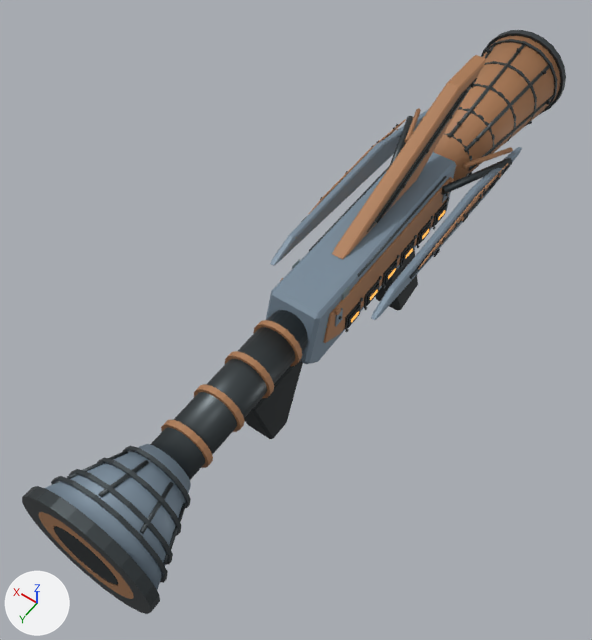
What one commit did to the Blender file design/weapon-models-20261111/source/kick.blend.
One viewpoint serves both versions: a 50 mm camera at (-0.32, 0.644, 0.757) aimed at (0.033, 0.151, -0.018). The axes (+X, +Y, +Z) are drawn at lower left. The lights are the same throughout. The older version comes first.

Script lines for the objects in view, before the commit:
```python
me_main_engine_housing = bpy.data.meshes.new('Main engine housing')
me_main_engine_housing.from_pydata(...)  # 4042 vertices, 3251 faces; spans x -0.078..0.078, y -0.364..0.52, z -0.144..0.17
# faces by material slot: [128, 683, 1546, 674, 168, 52]
me_main_engine_housing.materials.append(mat_paint_slate_blue)  # greyish blue #7c8e9e
me_main_engine_housing.materials.append(mat_recess_black)  # black #181f22
me_main_engine_housing.materials.append(mat_metal_steel)  # dark grey #484f52
me_main_engine_housing.materials.append(mat_paint_russet)  # brown #ad7c55
me_main_engine_housing.materials.append(mat_glow_heat)  # brown #aa6c27, glowing orange #ffb350
me_main_engine_housing.materials.append(mat_rarity_identification)  # grey #7c8b8e
ob_weapon_kick_v1 = bpy.data.objects.new('Weapon_kick_v1', me_main_engine_housing)
ob_weapon_kick_v1.location = (0.0, 0.0, 0.0)
```
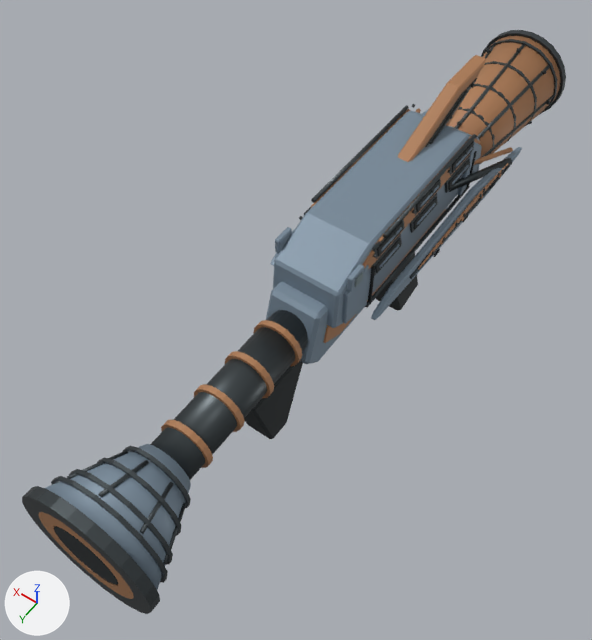
What differs and where, as boxes [x1, y1, x2, y2] in the pictures (592 x 640 px):
part 1 of me_main_engine_housing, added
    after: [383, 134, 477, 238]
part 2 of me_main_engine_housing, added
    after: [365, 186, 470, 308]
part 3 of me_main_engine_housing, added
    after: [467, 151, 477, 188]
part 4 of me_main_engine_housing, added
    after: [368, 266, 375, 302]
part 5 of me_main_engine_housing, added
    after: [452, 165, 469, 185]
part 6 of me_main_engine_housing, added
    after: [455, 147, 473, 167]
part 7 of me_main_engine_housing, added
    after: [417, 203, 436, 225]
part 8 of me_main_engine_housing, added
    after: [420, 186, 439, 207]
part 9 of me_main_engine_housing, added
    after: [379, 244, 400, 268]
part 10 of me_main_engine_housing, added
    after: [381, 227, 402, 251]
part 11 of me_main_engine_housing, added
    after: [347, 264, 364, 292]
part 12 of me_main_engine_housing, added
    after: [311, 105, 409, 203]
part 13 of me_main_engine_housing, deleted
    before: [292, 197, 450, 330]
part 14 of me_main_engine_housing, added
    after: [273, 109, 482, 328]

The change in detail:
me_main_engine_housing is used by ob_weapon_kick_v1; location (0.0, 0.0, 0.0).
me_main_engine_housing had 4042 vertices, 3251 faces and spanned x -0.078..0.078, y -0.364..0.52, z -0.144..0.17.
me_main_engine_housing now has 4664 vertices, 3978 faces and spans x -0.078..0.078, y -0.364..0.52, z -0.144..0.17.
me_main_engine_housing part 1: a new loose piece, an 8-sided cylinder along y spanning x -0.0485..-0.0435, y -0.1..0.1, z 0.1275..0.1325, in mat_metal_steel (dark grey #484f52).
me_main_engine_housing part 2: a new loose piece, an 8-sided cylinder along y spanning x -0.0485..-0.0435, y -0.115..0.125, z 0.0365..0.0415, in mat_metal_steel (dark grey #484f52).
me_main_engine_housing part 3: a new loose piece, a 6-sided cylinder along z spanning x -0.0487..-0.0453, y -0.112..-0.108, z 0.043..0.1, in mat_recess_black (black #181f22).
me_main_engine_housing part 4: a new loose piece, a 6-sided cylinder along z spanning x -0.0487..-0.0453, y 0.118..0.122, z 0.043..0.1, in mat_recess_black (black #181f22).
me_main_engine_housing part 5: a new loose piece, a 6-sided cylinder along y spanning x -0.0484..-0.0456, y -0.096..-0.056, z 0.0864..0.0896, in mat_paint_slate_blue (greyish blue #7c8e9e).
me_main_engine_housing part 6: a new loose piece, a 6-sided cylinder along y spanning x -0.0484..-0.0456, y -0.096..-0.056, z 0.1134..0.1166, in mat_paint_slate_blue (greyish blue #7c8e9e).
me_main_engine_housing part 7: a new loose piece, a 6-sided cylinder along y spanning x -0.0484..-0.0456, y -0.015..0.025, z 0.0864..0.0896, in mat_paint_slate_blue (greyish blue #7c8e9e).
me_main_engine_housing part 8: a new loose piece, a 6-sided cylinder along y spanning x -0.0484..-0.0456, y -0.015..0.025, z 0.1134..0.1166, in mat_paint_slate_blue (greyish blue #7c8e9e).
me_main_engine_housing part 9: a new loose piece, a 6-sided cylinder along y spanning x -0.0484..-0.0456, y 0.066..0.106, z 0.0864..0.0896, in mat_paint_slate_blue (greyish blue #7c8e9e).
me_main_engine_housing part 10: a new loose piece, a 6-sided cylinder along y spanning x -0.0484..-0.0456, y 0.066..0.106, z 0.1134..0.1166, in mat_paint_slate_blue (greyish blue #7c8e9e).
me_main_engine_housing part 11: the loose piece of 24 vertices spanning x -0.076..-0.074, y 0.014..0.026, z 0.05..0.054 is copied, and the copy is scaled about its middle by (3.33, 2, 5.53), then moved by (0.029, 0.135, 0.063), in mat_paint_slate_blue (greyish blue #7c8e9e); it spans x -0.049..-0.043, y 0.143..0.167, z 0.105..0.125.
me_main_engine_housing part 12: a new loose piece, an 8-sided cylinder along y spanning x 0.0435..0.0485, y -0.1..0.1, z 0.1275..0.1325, in mat_metal_steel (dark grey #484f52).
me_main_engine_housing part 13: 55 loose pieces with 588 vertices, spanning x -0.039..0.039, y -0.082..0.157, z 0.009..0.083, are deleted.
me_main_engine_housing part 14: 918 vertices added at x -0.051..0.051, y -0.149..0.185, z 0.035..0.132.
Other edits to the shape of me_main_engine_housing do not show in these pictures.
